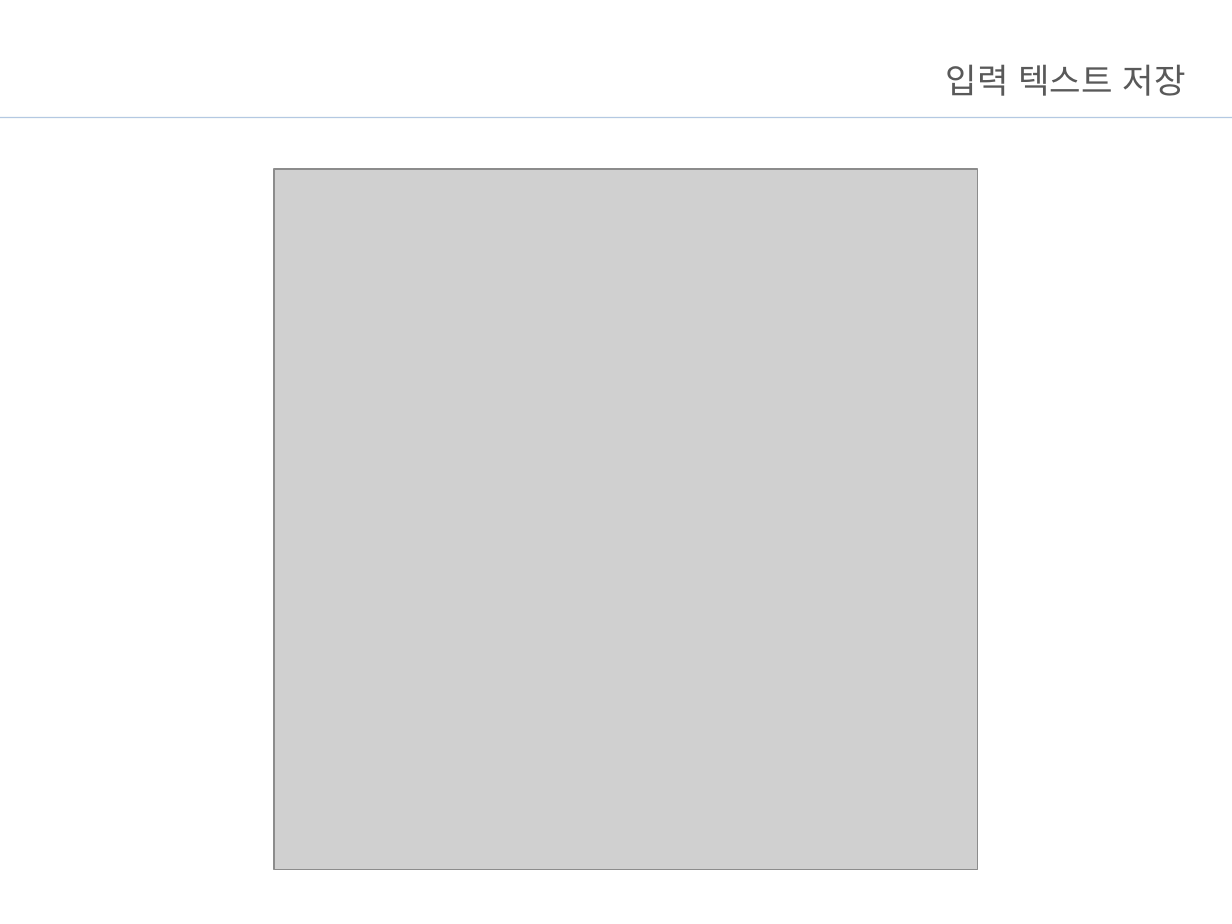
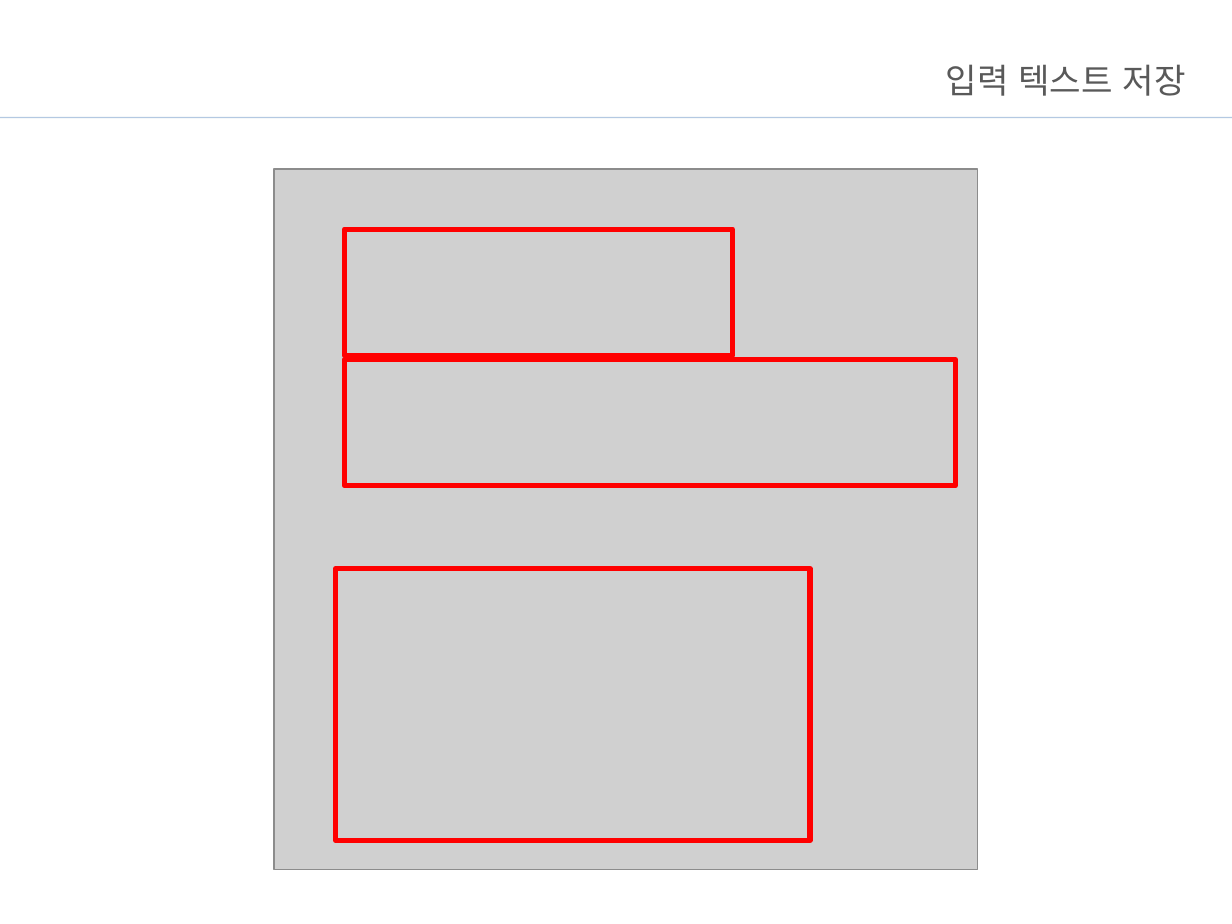
Before and after one commit to Jo-jangho/Web, a slide deck: slide 4 of 과제/JavaScript브리핑.pptx. Drawn at 1232x924 pixels with LibreOffice and Linux fonts; fonts in the diff are those of the drawing; grey boxes stand for pictures; background and template pictures are left out. Boxes give left, top, right and bottom in pixels: in the first picture for what was removed or moved away, otherwise in the second. Text is boxed around its words. In the diff, an @@ line names an element or a change of style, - is before the commit and + after.

```diff
--- a/과제/JavaScript브리핑.pptx
+++ b/과제/JavaScript브리핑.pptx
@@ rectangle added at <box>345,229,733,355</box>, outline #FF0000 3 pt @@
@@ rectangle added at <box>345,360,956,485</box>, outline #FF0000 3 pt @@
@@ rectangle added at <box>335,569,809,840</box>, outline #FF0000 3 pt @@
```
Also in this commit, not shown: 7 other slides changed, 2 slides added, 5 slides removed, 31 other files.
